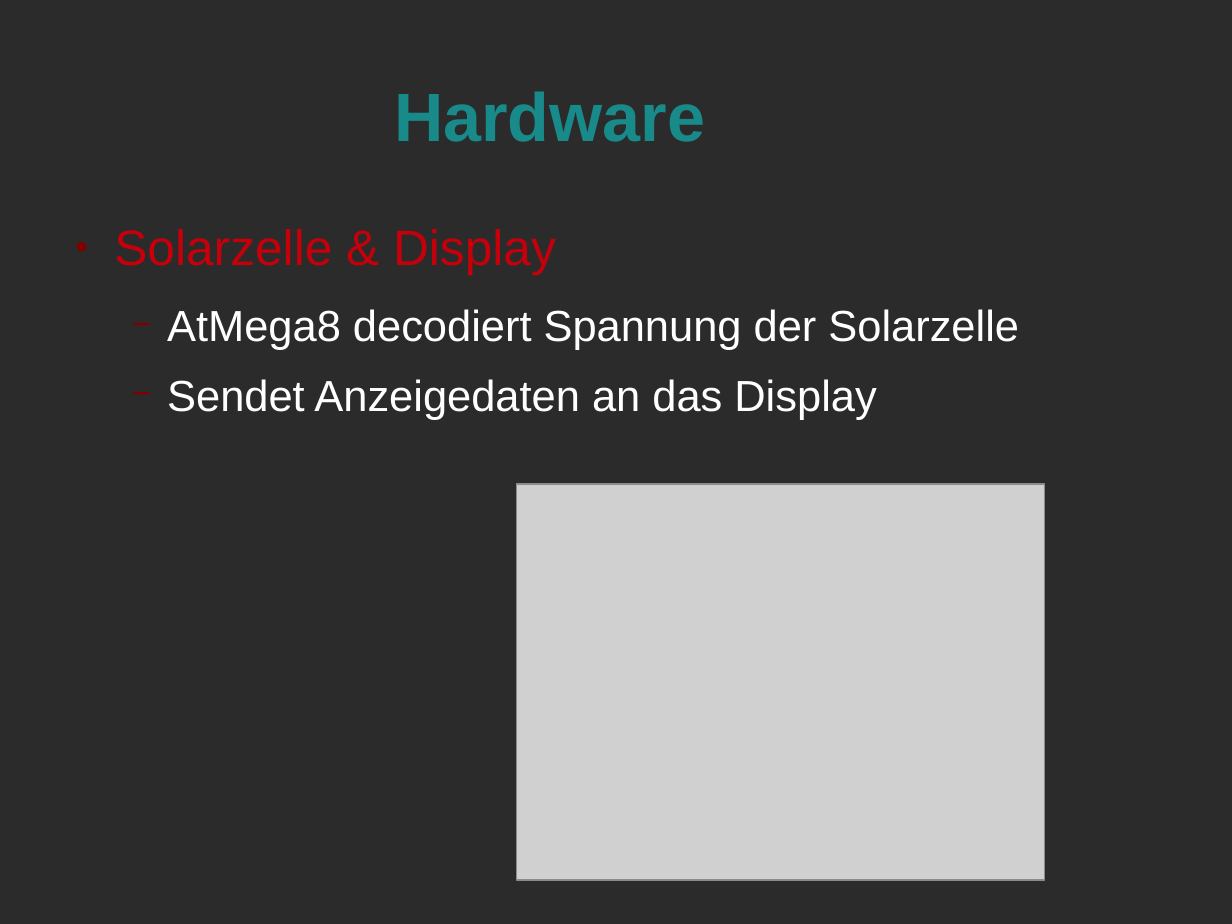
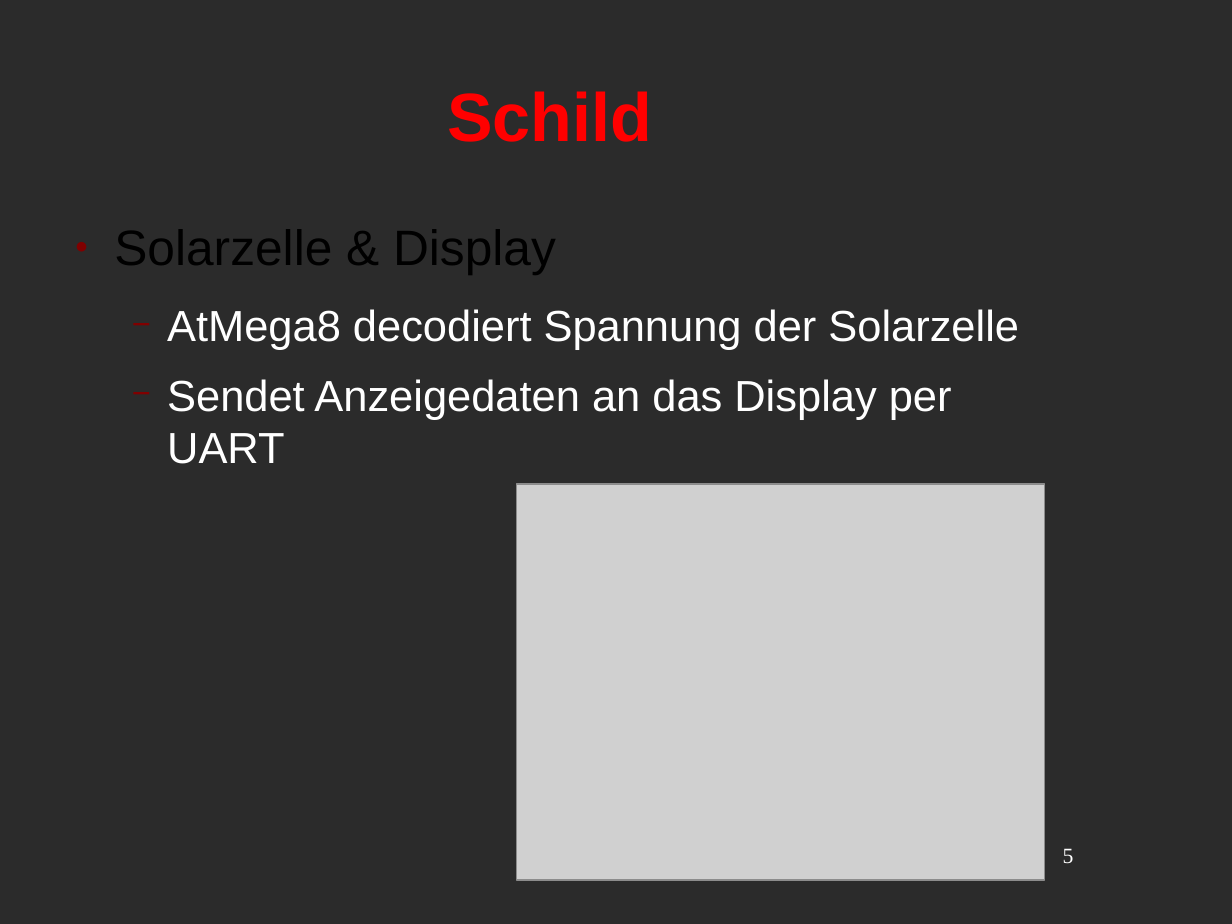
Before and after one commit to Niondir/rika-led, a slide deck: slide 5 of präsentation 2/zwischenergebisse.odp. Drawn at 1232x924 pixels with LibreOffice and Linux fonts; fonts in the diff are those of the drawing; grey boxes stand for pictures; background and template pictures are left out; a plain dark background stands for a picture behind light text. Boxes give left, top, right and bottom in pixels: in the first picture for what was removed or moved away, otherwise in the second. Text is boxed around its words. In the diff, an @@ line names an element or a change of style, - is before the commit and + after.

```diff
--- a/präsentation 2/zwischenergebisse.odp
+++ b/präsentation 2/zwischenergebisse.odp
@@ title at (447,91,652,142): text changed; text colour #198A8A to #FF0000 @@
-Hardware
+Schild
@@ text at (114,229,556,275): text colour #C5000B to #000000 in "Solarzelle & Display" @@
@@ text at (167,379,952,464): text changed @@
-  − Sendet Anzeigedaten an das Display
+  − Sendet Anzeigedaten an das Display per UART
@@ page number added at (1063,848,1074,864), 14 pt, text #FFFFFF @@
+5
```
Also in this commit, not shown: 7 other slides changed, 1 slide added, 1 slide removed, 6 other files.
